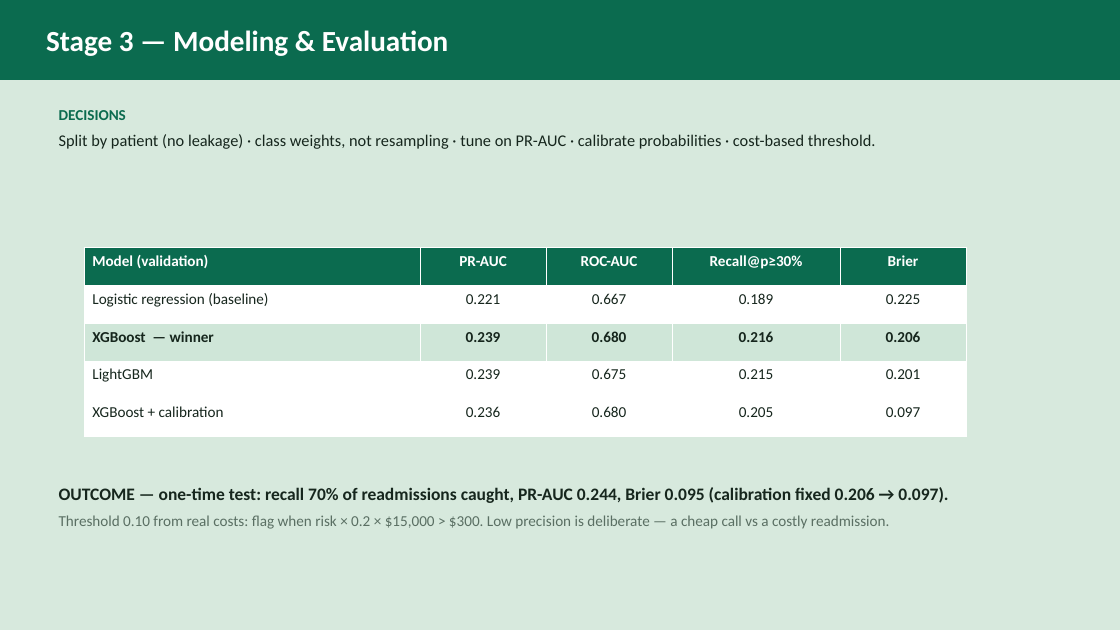
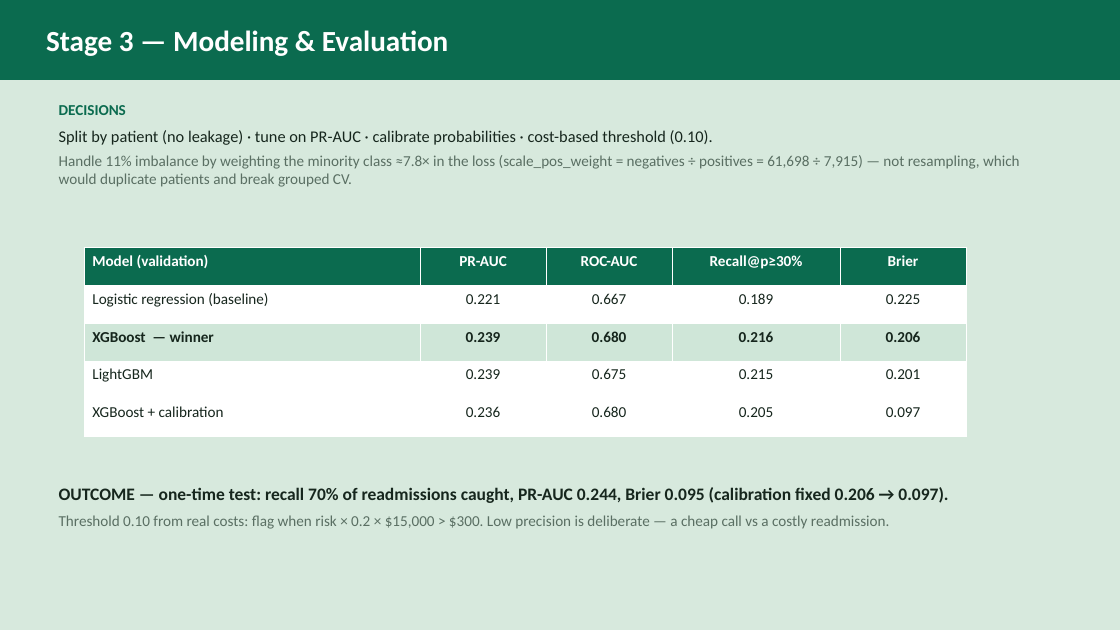
Before and after one commit to moulisai2296/diabetes_readmission_prediction, a slide deck: slide 6 of presentation/readmission_demo.pptx. Drawn at 1120x630 pixels with LibreOffice and Linux fonts; fonts in the diff are those of the drawing. Boxes give left, top, right and bottom in pixels: in the first picture for what was removed or moved away, otherwise in the second. Text is boxed around its words. In the diff, an @@ line names an element or a change of style, - is before the commit and + after.

```diff
--- a/presentation/readmission_demo.pptx
+++ b/presentation/readmission_demo.pptx
@@ text at box(59, 130, 1020, 187): text changed; size 14 to 13 pt; text colour #16261D to #5A6F63 @@
-Split by patient (no leakage) · class weights, not resampling · tune on PR-AUC · calibrate probabilities · cost-based threshold.
+Split by patient (no leakage) · tune on PR-AUC · calibrate probabilities · cost-based threshold (0.10).
+Handle 11% imbalance by weighting the minority class ≈7.8× in the loss (scale_pos_weight = negatives ÷ positives = 61,698 ÷ 7,915) — not resampling, which would duplicate patients and break grouped CV.
```
Also in this commit, not shown: 1 other file.
